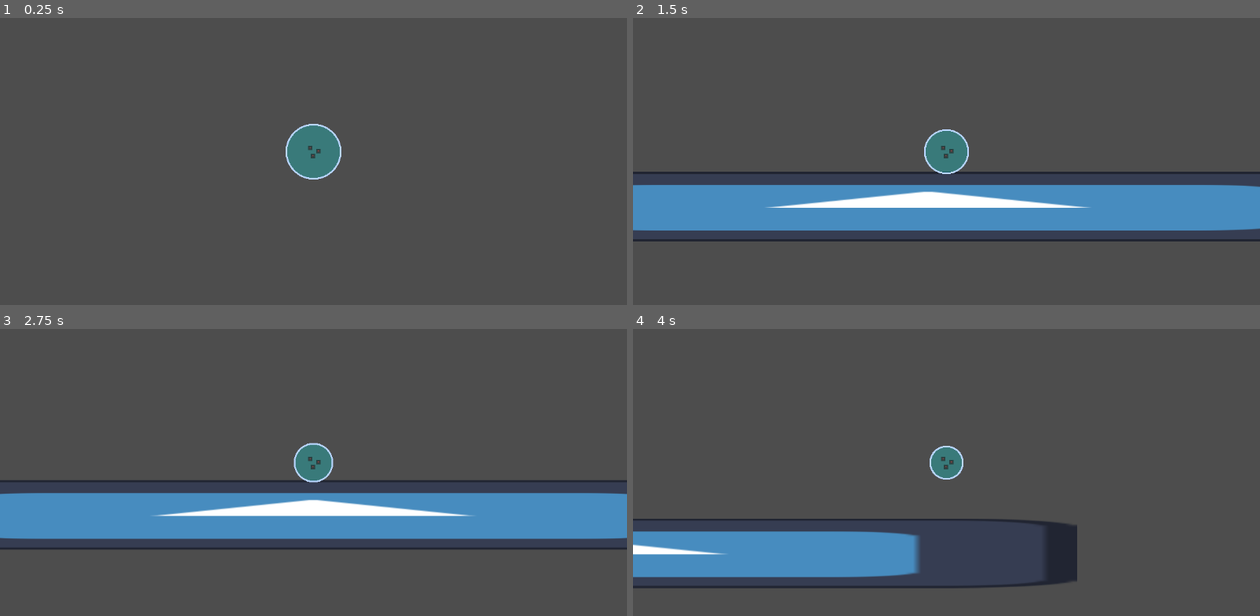
Above: before the commit, frames 1-4 (two rows, left to right).
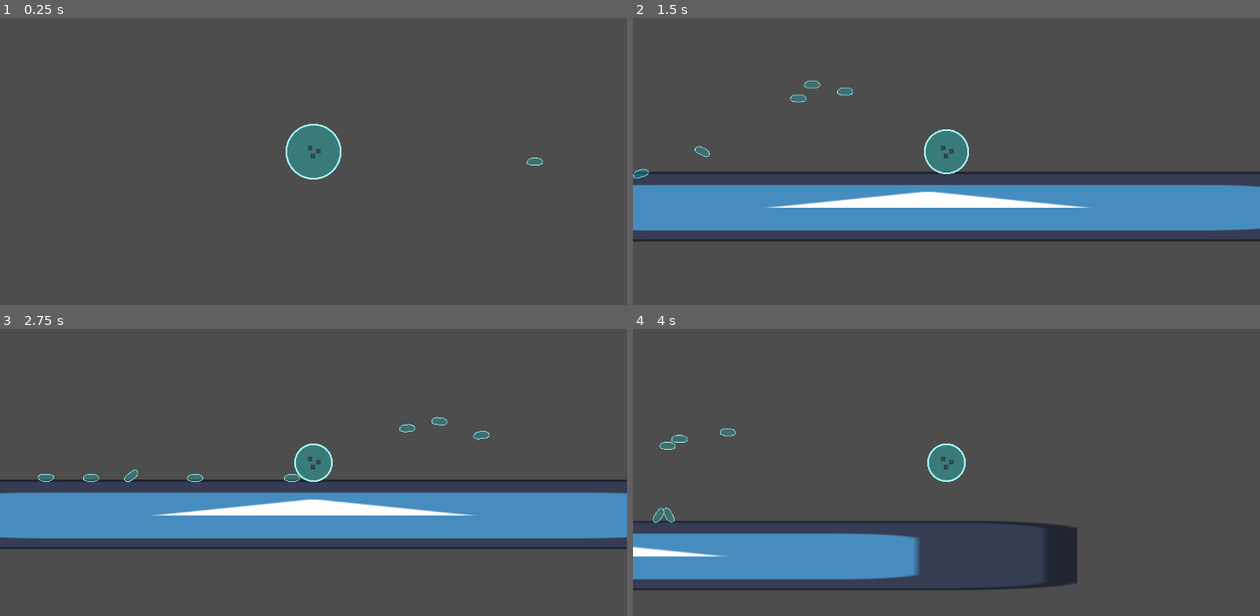
Above: after the commit, the same moments.

Repository: FelixChevrel/GlobalGameJam
Game: Godot game, scene res://TestScene.tscn
Same seed, same stepped clock (60 frames per second), same inputs: the game is played once before the commit and once after it. The engine's default icon, where the game draws it, is replaced by a stand-in: a white triangle on a blue panel in a dark square.
Inputs:
- Up to frame 1 (0.25 s): no input
- Up to frame 2 (1.5 s): hold D (move_right) from 0.53 s (still down); tap Space (jump) at 0.77 s
- Up to frame 3 (2.75 s): tap Space (jump) at 1.52 s; release D (move_right) at 2.03 s; hold A (move_left) from 2.03 s (still down)
- Up to frame 4 (4 s): release A (move_left) at 2.78 s; hold D (move_right) from 2.78 s (still down); tap Space (jump) at 3.02, 3.77 s

The runs differ from the first frame. In frame 1, 0.2% of the frame differs, in the area x 45-87%, y 36-57%; in frame 2, 0.4%; in frame 3, 2.2%; in frame 4, 3.2%, in the area x 0-71%, y 34-91%.

Commit message:
Water droplet

Diff:
--- a/PlayerCharacter/SCN_PrawnPlayer.tscn
+++ b/PlayerCharacter/SCN_PrawnPlayer.tscn
@@ -1,15 +1,17 @@
-[gd_scene load_steps=6 format=3 uid="uid://dohd1u16v6q4v"]
+[gd_scene load_steps=7 format=3 uid="uid://dohd1u16v6q4v"]
 
 [ext_resource type="Script" path="res://platformer_controller/platformer_controller.gd" id="1_s261a"]
 [ext_resource type="Texture2D" uid="uid://c2mbde34m075t" path="res://icon.svg" id="2_pv007"]
+[ext_resource type="PackedScene" uid="uid://1u506ll718wq" path="res://gameplayComponent/WaterDroplet.tscn" id="2_smj8w"]
 [ext_resource type="Script" path="res://Scripts/bubble.gd" id="3_0yaw3"]
 [ext_resource type="Texture2D" uid="uid://cvk1pw7tp4s04" path="res://utilitySprite/plain-circle.svg" id="4_gwj2t"]
 
 [sub_resource type="CircleShape2D" id="CircleShape2D_1mndu"]
 radius = 50.0
 
-[node name="PlatformerController2D" type="CharacterBody2D"]
+[node name="PlatformerController2D" type="CharacterBody2D" groups=["Player"]]
 script = ExtResource("1_s261a")
+droplet = ExtResource("2_smj8w")
 
 [node name="BubbleShape" type="CollisionShape2D" parent="."]
 shape = SubResource("CircleShape2D_1mndu")
@@ -36,7 +38,7 @@
 z_index = 2
 closed = true
 width = 3.0
-default_color = Color(0.72549, 0.839216, 1, 1)
+default_color = Color(0.67451, 1, 1, 1)
 script = ExtResource("3_0yaw3")
 
 [node name="Sprite2D" type="Sprite2D" parent="Line2D"]
--- /dev/null
+++ b/Scripts/WaterDroplet.gd
@@ -0,0 +1,39 @@
+extends RigidBody2D
+
+
+@export var waterAmount : float = 2
+
+
+# Called when the node enters the scene tree for the first time.
+func _ready():
+	mass = waterAmount * 0.01
+	pass # Replace with function body.
+
+
+# Called every frame. 'delta' is the elapsed time since the previous frame.
+func _process(delta):
+	pass
+
+
+func _on_area_2d_body_entered(body):
+
+	if (body.is_in_group("Player")) :
+
+
+
+		body.gainWater(waterAmount)
+
+		print(waterAmount)
+
+		queue_free()
+
+
+
+
+func _on_timer_timeout():
+	$Area2D/CollisionPolygon2D.disabled = false
+	pass # Replace with function body.
+
+func initializeSize():
+
+	scale = Vector2(waterAmount/2, waterAmount/2)
--- a/TestScene.tscn
+++ b/TestScene.tscn
@@ -1,7 +1,8 @@
-[gd_scene load_steps=4 format=3 uid="uid://bwnjaw8dqj10e"]
+[gd_scene load_steps=5 format=3 uid="uid://bwnjaw8dqj10e"]
 
 [ext_resource type="Texture2D" uid="uid://c2mbde34m075t" path="res://icon.svg" id="1_qc8qo"]
 [ext_resource type="PackedScene" uid="uid://dohd1u16v6q4v" path="res://PlayerCharacter/SCN_PrawnPlayer.tscn" id="2_ikc40"]
+[ext_resource type="PackedScene" uid="uid://1u506ll718wq" path="res://gameplayComponent/WaterDroplet.tscn" id="3_qf0uw"]
 
 [sub_resource type="RectangleShape2D" id="RectangleShape2D_x25tc"]
 size = Vector2(128.136, 122)
@@ -14,9 +15,14 @@
 texture = ExtResource("1_qc8qo")
 
 [node name="StaticBody2D" type="StaticBody2D" parent="Icon"]
+collision_layer = 3
+collision_mask = 3
 
 [node name="CollisionShape2D" type="CollisionShape2D" parent="Icon/StaticBody2D"]
 position = Vector2(0.0340157, 0)
 shape = SubResource("RectangleShape2D_x25tc")
 
 [node name="PlatformerController2D" parent="." instance=ExtResource("2_ikc40")]
+
+[node name="WaterDroplet" parent="." instance=ExtResource("3_qf0uw")]
+position = Vector2(407, 149)
--- /dev/null
+++ b/gameplayComponent/WaterDroplet.tscn
@@ -0,0 +1,38 @@
+[gd_scene load_steps=3 format=3 uid="uid://1u506ll718wq"]
+
+[ext_resource type="Texture2D" uid="uid://8l7jg2jkfimf" path="res://utilitySprite/droplet.png" id="1_5mved"]
+[ext_resource type="Script" path="res://Scripts/WaterDroplet.gd" id="1_whibp"]
+
+[node name="WaterDroplet" type="RigidBody2D" groups=["water"]]
+collision_layer = 2
+collision_mask = 2
+script = ExtResource("1_whibp")
+
+[node name="Droplet" type="Sprite2D" parent="."]
+modulate = Color(0, 1, 1, 0.196078)
+scale = Vector2(0.25, 0.25)
+texture = ExtResource("1_5mved")
+
+[node name="CollisionPolygon2D" type="CollisionPolygon2D" parent="."]
+position = Vector2(1, -1)
+polygon = PackedVector2Array(3, -5, 9, -3, 12, -1, 13, 2, 12, 5, 10, 7, 4, 8, -8, 8, -14, 6, -15, 4, -15, 1, -14, -2, -11, -4, -6, -5)
+
+[node name="Line2D" type="Line2D" parent="."]
+points = PackedVector2Array(0, -6, 4, -6, 9, -5, 13, -2, 14, 0, 14, 3, 11, 6, 5, 7, 0, 7, -6, 7, -11, 6, -14, 4, -14, 0, -12, -3, -9, -5, -5, -6)
+closed = true
+width = 1.0
+default_color = Color(0.67451, 1, 1, 1)
+
+[node name="Area2D" type="Area2D" parent="."]
+
+[node name="CollisionPolygon2D" type="CollisionPolygon2D" parent="Area2D"]
+position = Vector2(2, -1)
+scale = Vector2(2, 2)
+polygon = PackedVector2Array(3, -5, 9, -3, 12, -1, 13, 2, 12, 5, 10, 7, 4, 8, -8, 8, -14, 6, -15, 4, -15, 1, -14, -2, -11, -4, -6, -5)
+disabled = true
+
+[node name="Timer" type="Timer" parent="."]
+autostart = true
+
+[connection signal="body_entered" from="Area2D" to="." method="_on_area_2d_body_entered"]
+[connection signal="timeout" from="Timer" to="." method="_on_timer_timeout"]
--- a/platformer_controller/platformer_controller.gd
+++ b/platformer_controller/platformer_controller.gd
@@ -122,6 +122,9 @@
 
 var iframe : bool = false
 
+#droplet
+@export var droplet : PackedScene
+
 #####################################
 
 func _init():
@@ -343,19 +346,47 @@
 	$Line2D.radius = waterAmount
 	$Line2D.updateWater()
 
+	var l = loss
+
+	while l > 0 :
+
+		#spawn a bunch of droplet
+		var d = droplet.instantiate()
+		var value = float(randi_range(1,3))
+		l = l - value
+		d.waterAmount = value
+		d.scale = Vector2(value/2,value/2)
+		d.position = position #set the droplet position
+		var rX = randf_range(-200,200)
+		d.linear_velocity = Vector2(rX, -500)
+		get_tree().get_root().add_child(d)
+		#add impulse to droplet
+
+
+
 	iframe = true
 	$Iframe.start()
 	if (waterAmount == 0):
 		return # GAME OVER
 
 
+func gainWater(gain : float):
+
+	waterAmount = waterAmount + gain
+
+	$BubbleShape.shape.radius = waterAmount
+	$Line2D.radius = waterAmount
+	$Line2D.updateWater()
+
+	iframe = true
+	$Iframe.start()
 
 
 ######################################################################################################################
 
 
 func _on_hit_ground():
-	LoseWater(5)
+	LoseWater(6)
 
 
 func _on_iframe_timeout():
Binary file added: utilitySprite/droplet.png
Not shown, added: utilitySprite/droplet.png.import
